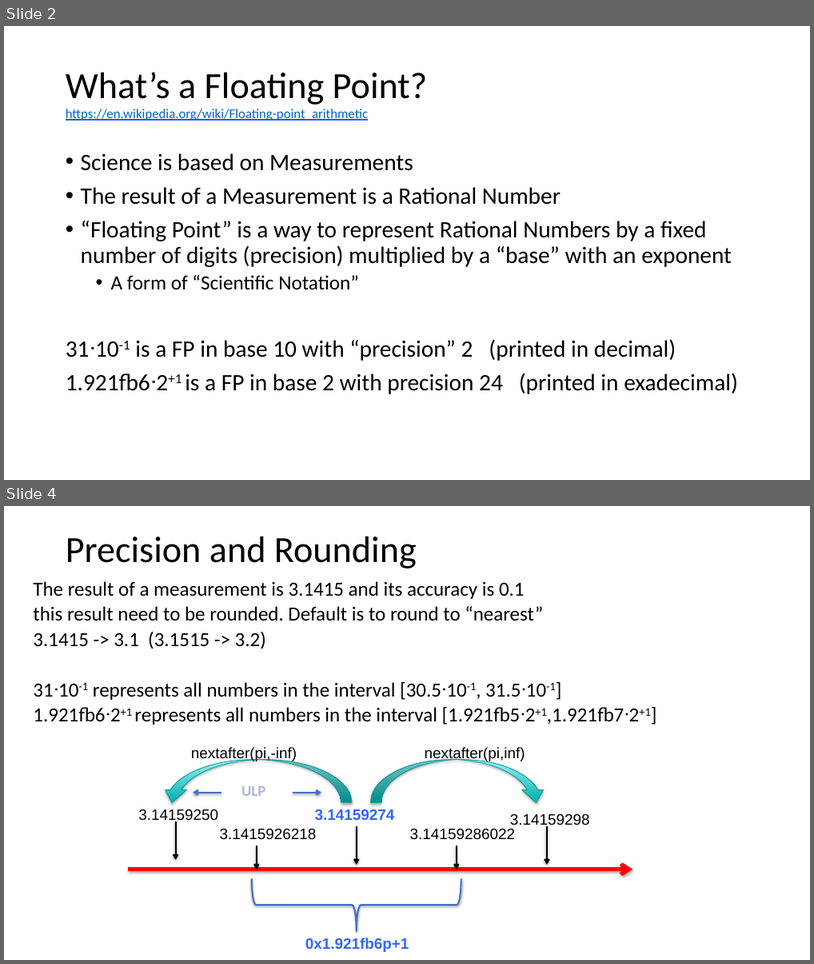
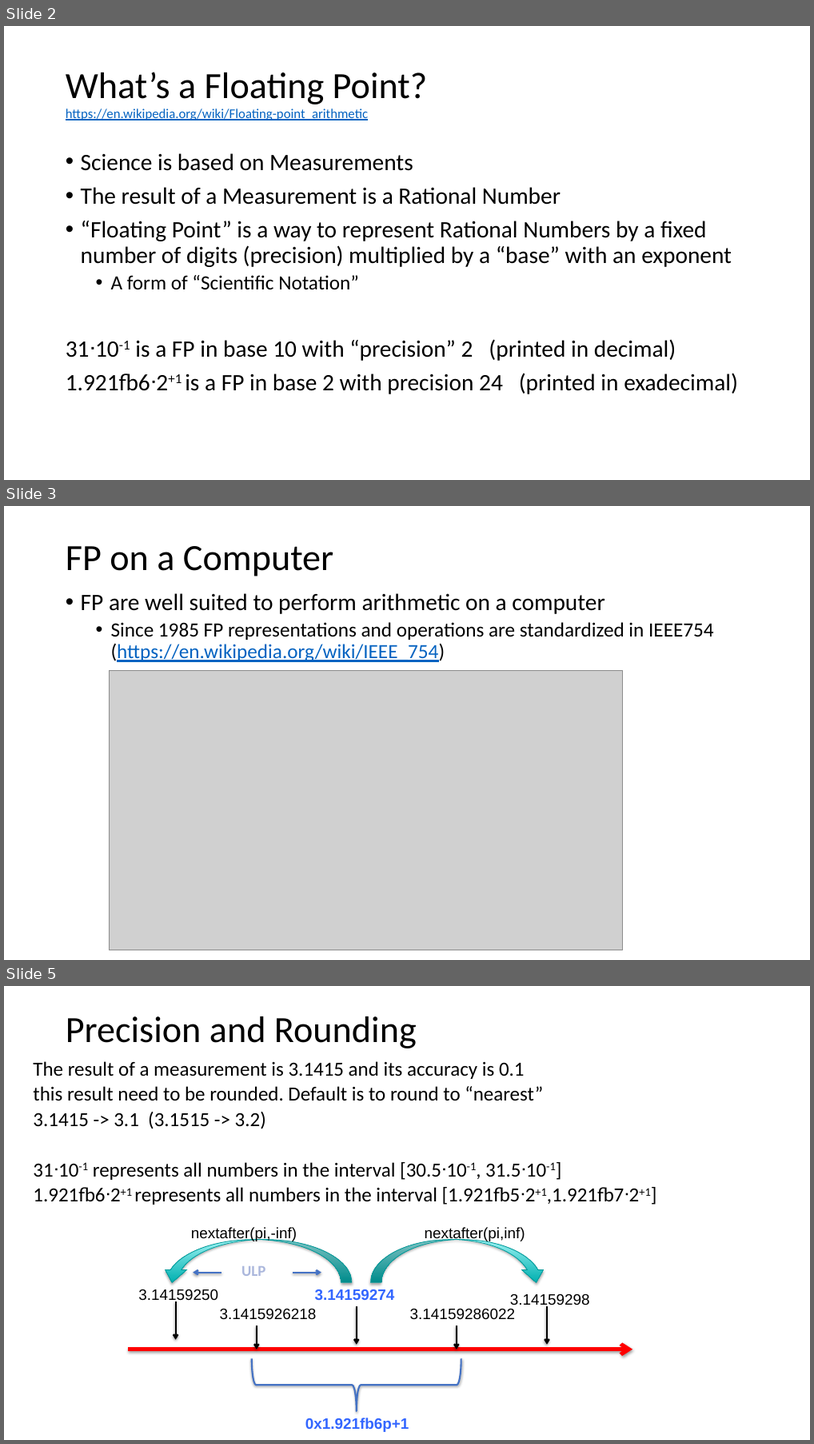
Before and after one commit to VinInn/FPCourse, a slide deck: Slides/FPforScientist.pptx. Shown one above the other, each under a label of ours: slides 2 and 4 before the commit, slides 2, 3 and 5 after it; the slides between them are not shown. The pictures are 814x964 and 814x1444 pixels, drawn with LibreOffice and Linux fonts; fonts in the diff are those of the drawing; grey boxes stand for pictures. Boxes give left, top, right and bottom in pixels: in the first picture for what was removed or moved away, otherwise in the second. Text is boxed around its words. In the diff, an @@ line names an element or a change of style, - is before the commit and + after.

```diff
--- a/Slides/FPforScientist.pptx
+++ b/Slides/FPforScientist.pptx
@@ slide 3 added at (4,506,810,960), background #FFFFFF @@
@@ title added at (66,546,334,576), 44 pt, text #000000 @@
+FP on a Computer
@@ text added at (81,593,714,662), 24 pt, text #000000 @@
+• FP are well suited to perform arithmetic on a computer
+  • Since 1985 FP representations and operations are standardized in IEEE754 (https://en.wikipedia.org/wiki/IEEE_754)
@@ picture added at (110,671,623,950) @@
@@ what was slide 4 is now slide 5 @@
```
Also in this commit, not shown: 1 slide changed.
